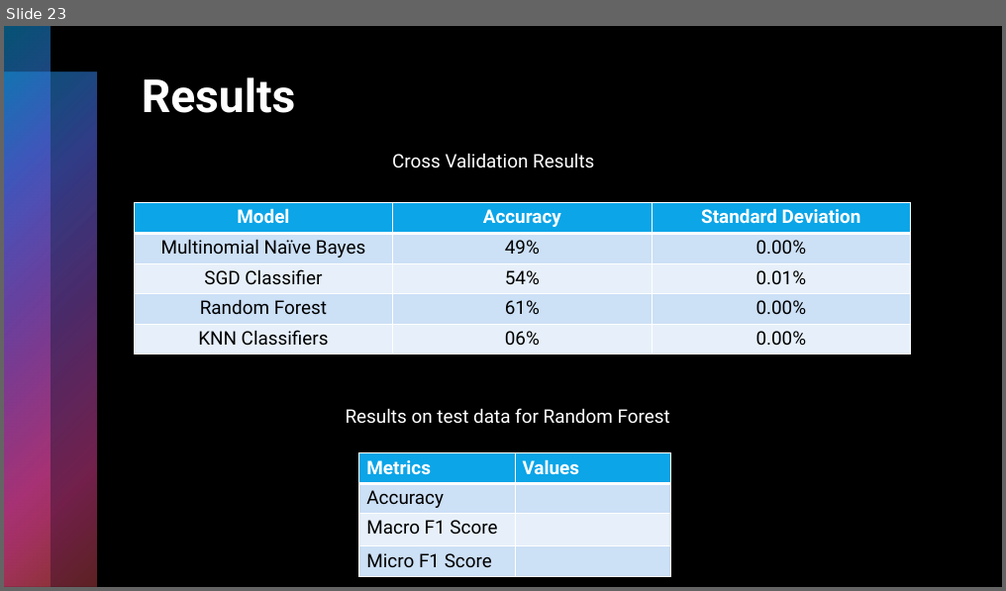
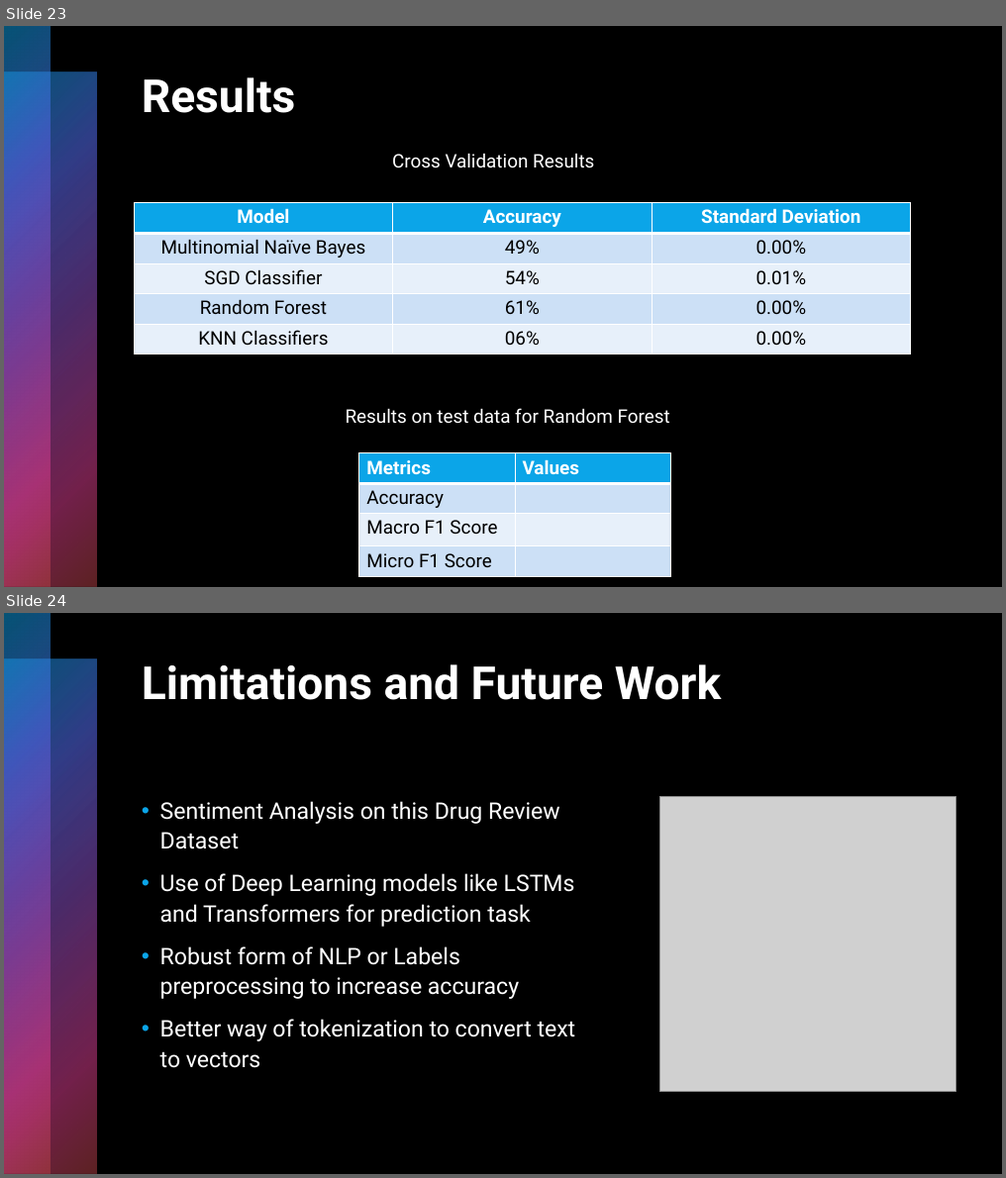
Before and after one commit to Shritej24c/drug_review_NLP, a slide deck: Plots/Drug Review presentation.pptx. Shown one above the other, each under a label of ours: slide 23 before the commit, slides 23 and 24 after it. The pictures are 1006x591 and 1006x1178 pixels, drawn with LibreOffice and Linux fonts; fonts in the diff are those of the drawing; grey boxes stand for pictures. Boxes give left, top, right and bottom in pixels: in the first picture for what was removed or moved away, otherwise in the second. Text is boxed around its words. In the diff, an @@ line names an element or a change of style, - is before the commit and + after.

```diff
--- a/Plots/Drug Review presentation.pptx
+++ b/Plots/Drug Review presentation.pptx
@@ slide 24 added at [4, 613, 1002, 1174], background #000000; not listed: 2 template elements that a slide beside it also shows @@
@@ rectangle added at [4, 613, 1002, 1174], fill #000000 @@
@@ rectangle added at [4, 613, 51, 1174], fill gradient #0BA5E8 to #5066E1 to #894EC0 to #E54196 to #BE4449 @@
@@ rectangle added at [4, 660, 97, 1174], fill gradient #0BA5E8 to #5066E1 to #894EC0 to #E54196 to #BE4449 @@
@@ title added at [142, 664, 721, 700], 44 pt, text #FFFFFF, bold @@
+Limitations and Future Work
@@ text added at [160, 801, 576, 1068], 22 pt, text #FFFFFF @@
+• Sentiment Analysis on this Drug Review Dataset
+• Use of Deep Learning models like LSTMs and Transformers for prediction task
+• Robust form of NLP or Labels preprocessing to increase accuracy
+• Better way of tokenization to convert text to vectors
@@ picture added at [660, 796, 956, 1092] @@
```
Also in this commit, not shown: 7 slides changed, 2 other slides added, 2 slides removed, 3 other files.
